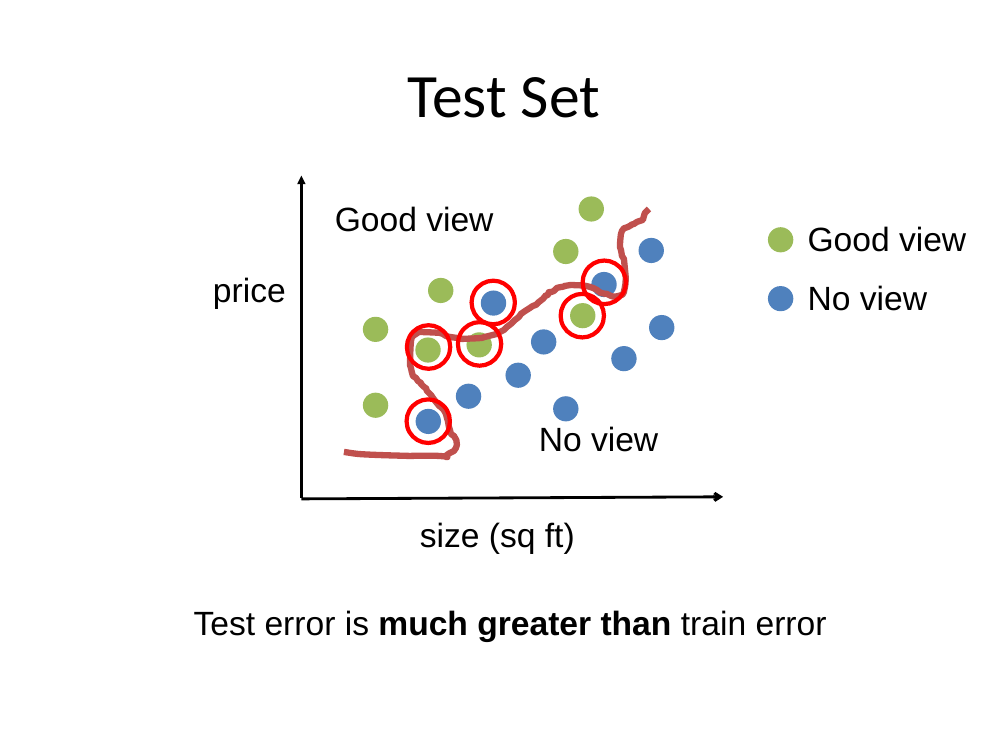
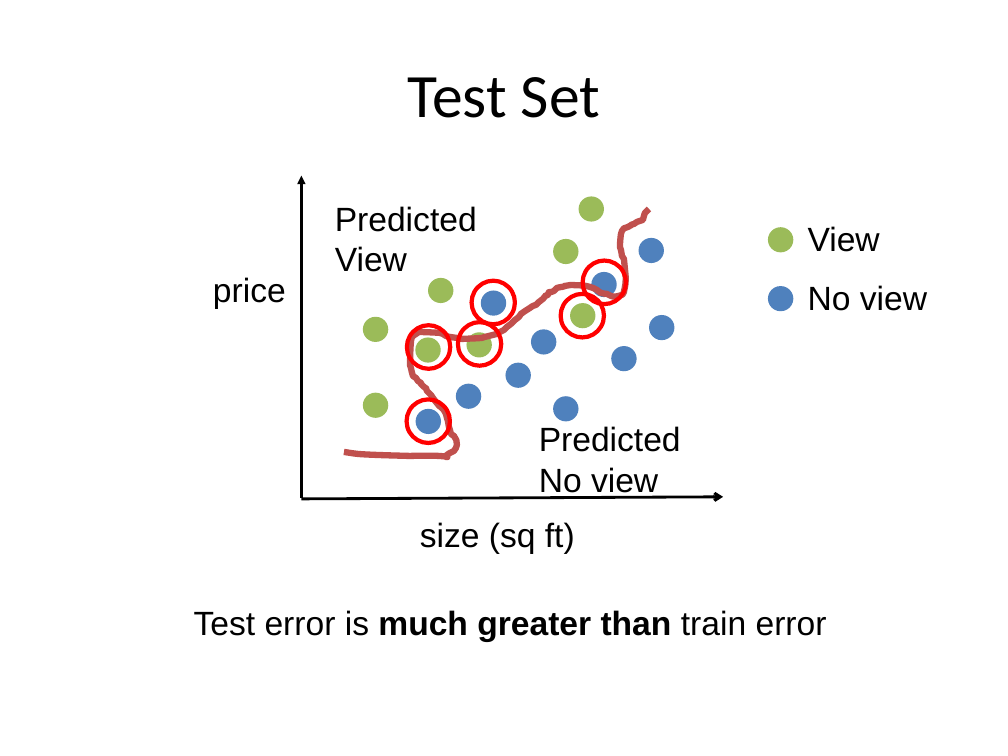
Before and after one commit to aloksharma1993/techfest-ml-tutorial, a slide deck: slide 30 of Techfest_ML.pptx. Drawn at 1008x756 pixels with LibreOffice and Linux fonts; fonts in the diff are those of the drawing. Boxes give left, top, right and bottom in pixels: in the first picture for what was removed or moved away, otherwise in the second. Text is boxed around its words. In the diff, an @@ line names an element or a change of style, - is before the commit and + after.

Commit message:
Updates to view/no view

```diff
--- a/Techfest_ML.pptx
+++ b/Techfest_ML.pptx
@@ text at bbox=[335, 206, 477, 272]: text changed @@
-Good view
+Predicted View
@@ text at bbox=[808, 226, 880, 252]: text changed @@
-Good view
+View
@@ text at bbox=[539, 426, 681, 499]: text changed @@
-No view
+Predicted No view
```
Also in this commit, not shown: 4 other slides changed.
